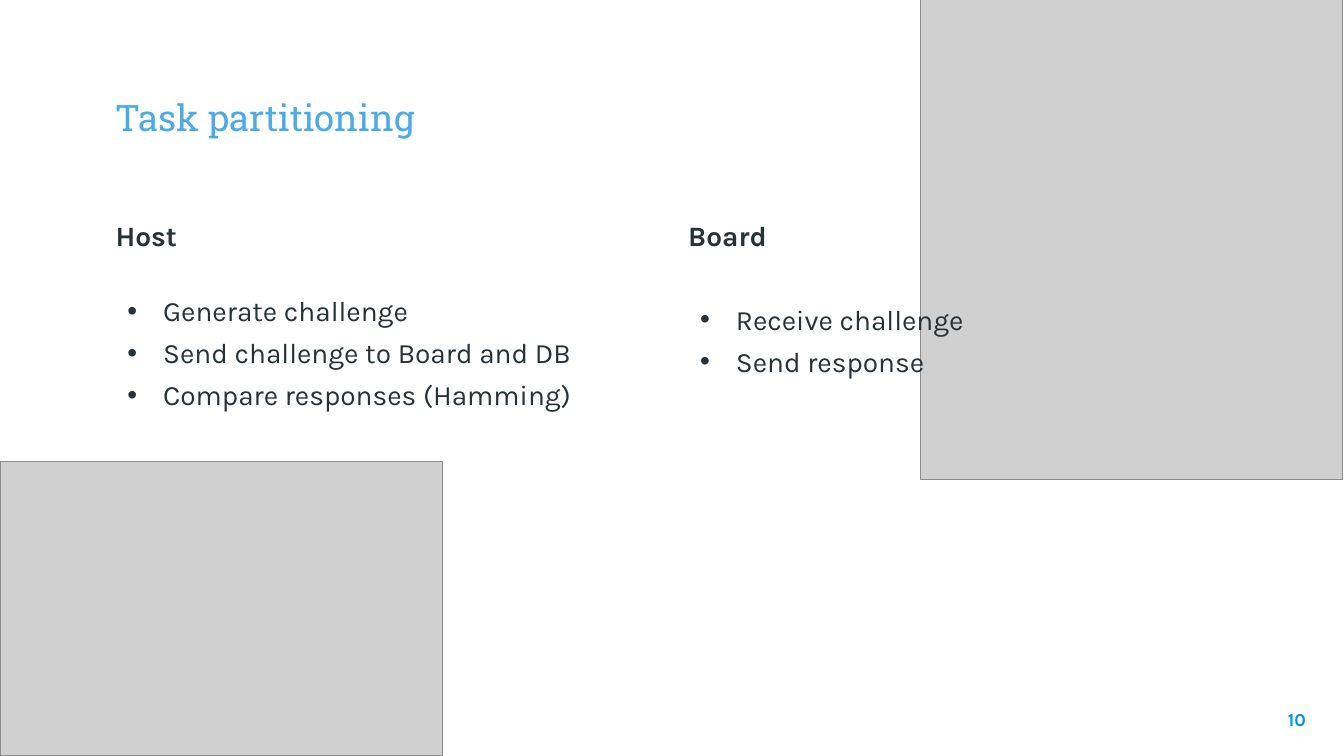
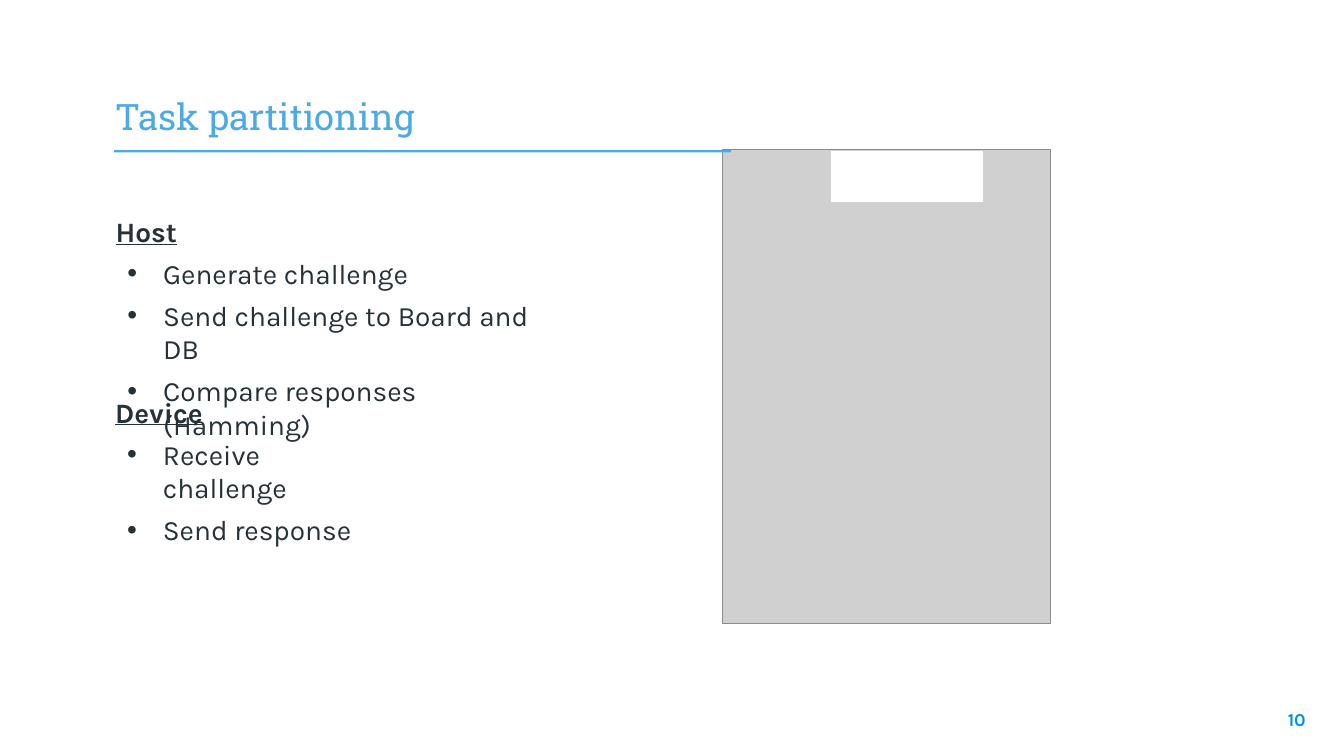
Before and after one commit to elenaroncolino/SEcube-code, a slide deck: slide 10 of Design and Development of a RAM-based PUF.pptx. Drawn at 1344x756 pixels with LibreOffice and Linux fonts; fonts in the diff are those of the drawing; grey boxes stand for pictures; background and template pictures are left out. Boxes give left, top, right and bottom in pixels: in the first picture for what was removed or moved away, otherwise in the second. Text is boxed around its words. In the diff, an @@ line names an element or a change of style, - is before the commit and + after.

```diff
--- a/Design and Development of a RAM-based PUF.pptx
+++ b/Design and Development of a RAM-based PUF.pptx
@@ picture removed at <box>921,0,1343,480</box> @@
@@ picture added at <box>723,149,1051,624</box> @@
@@ line added from (114, 151) to (731, 151), #4CABE4 1.5 pt @@
@@ picture added at <box>731,157,1051,620</box> @@
@@ rectangle added at <box>832,151,983,202</box>, fill #FFFFFF, outline #FFFFFF 0 pt @@
@@ text at <box>116,224,177,245</box>: underline on in "Host" @@
@@ text "Device": place and size @@
-text "Device" at <box>688,226,964,379</box>
+text "Device" at <box>115,397,351,547</box>
@@ text at <box>115,397,202,430</box>: text changed @@
-Board
+Device
@@ picture removed at <box>0,462,443,756</box> @@
```
Also in this commit, not shown: 4 other slides changed.
